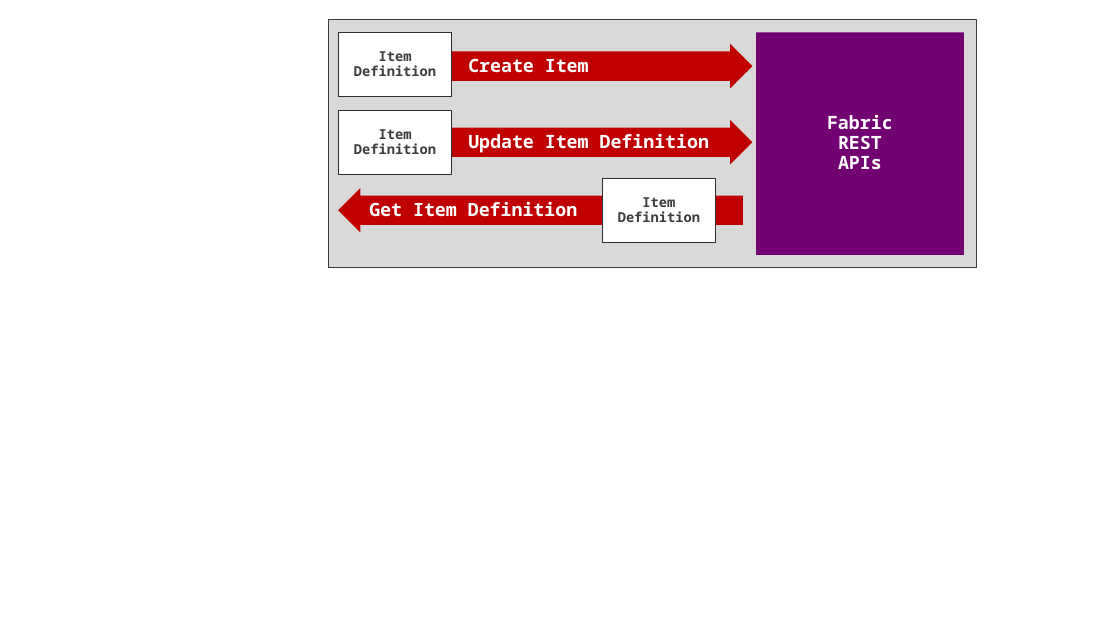
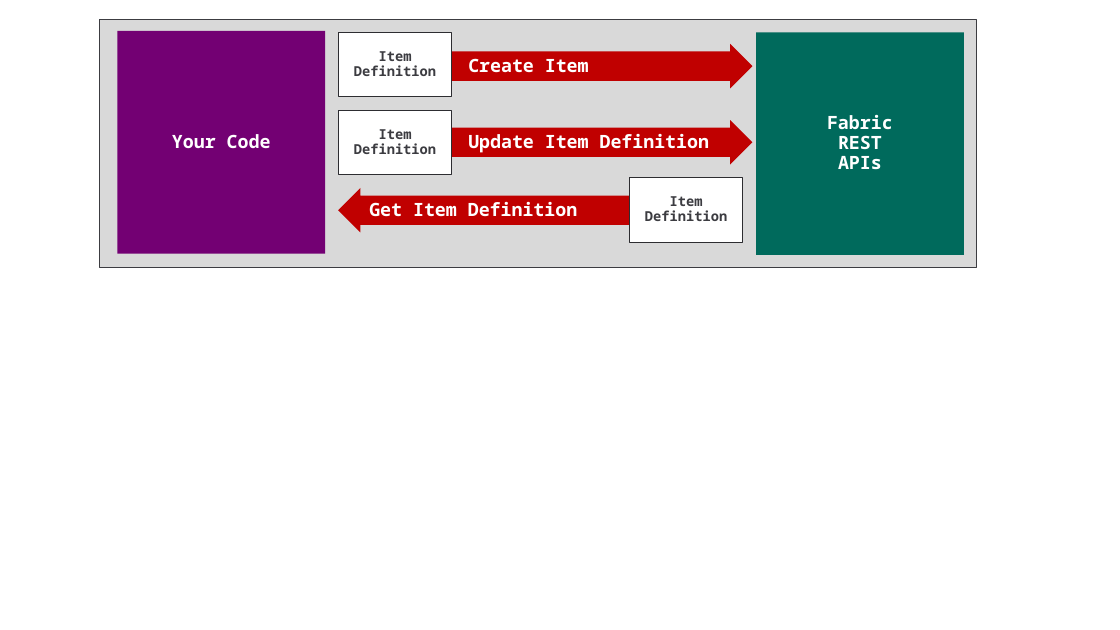
Before and after one commit to FabricDevCamp/fabric-cicd-whitepaper, a slide deck: slide 37 of Part 1 - Overview of Fabric CICD.pptx (slide 39 before the commit). Drawn at 1120x630 pixels with LibreOffice and Linux fonts; fonts in the diff are those of the drawing. Boxes give left, top, right and bottom in pixels: in the first picture for what was removed or moved away, otherwise in the second. Text is boxed around its words. In the diff, an @@ line names an element or a change of style, - is before the commit and + after.

```diff
--- a/Part 1 - Overview of Fabric CICD.pptx
+++ b/Part 1 - Overview of Fabric CICD.pptx
@@ rectangle: place and size @@
-rectangle at box(328, 20, 976, 268)
+rectangle at box(100, 20, 977, 268)
@@ rectangle added at box(118, 31, 325, 254), fill #730073, 16 pt, text #FFFFFF, bold @@
+Your Code
@@ rectangle "Fabric" at box(756, 32, 964, 254): fill #730073 to #006A5C @@
@@ rectangle "Item": place and size @@
-rectangle "Item" at box(602, 178, 716, 242)
+rectangle "Item" at box(629, 178, 743, 242)
```
Also in this commit, not shown: 7 slides added, 3 slides removed, 1 other file.
